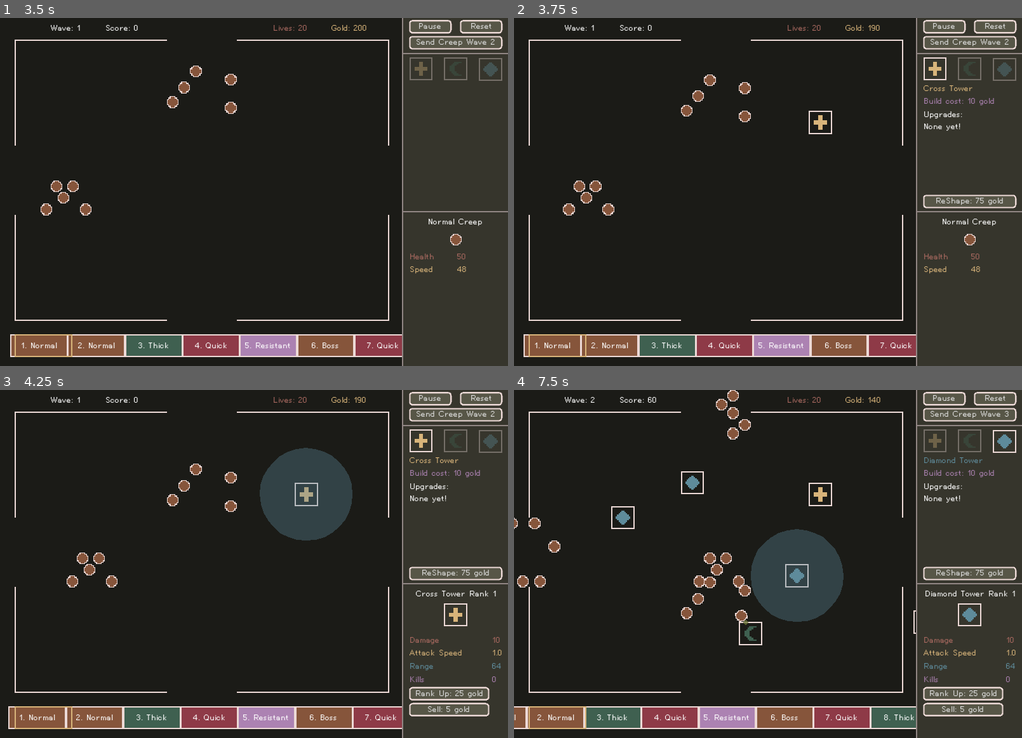
Above: before the commit, frames 1-4 (two rows, left to right).
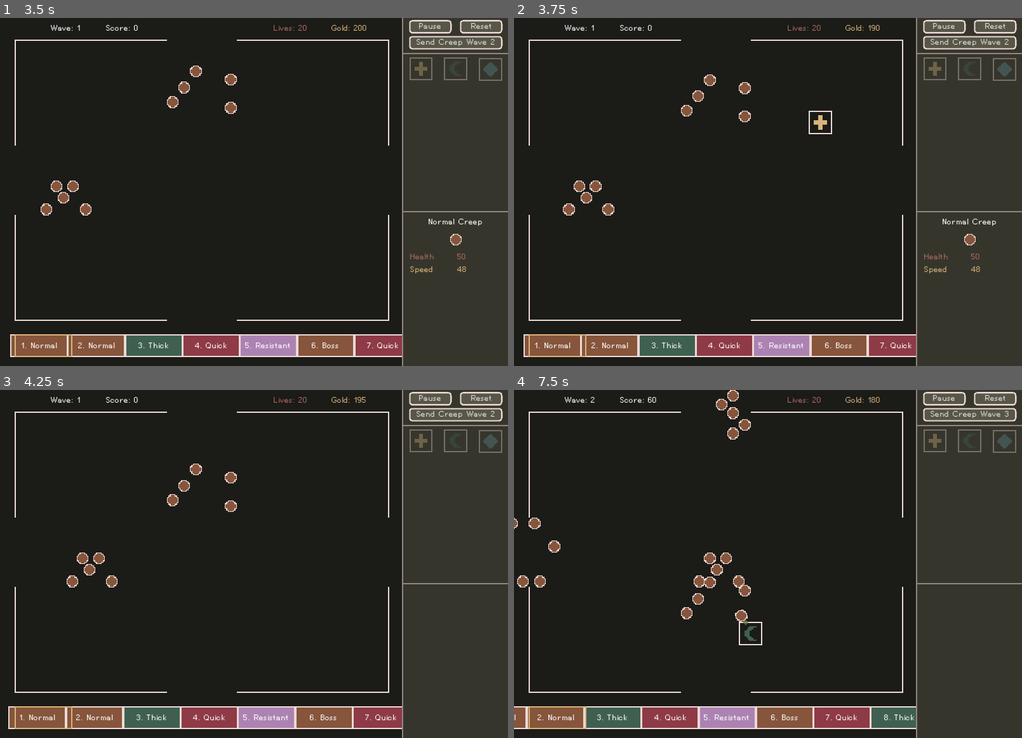
Above: after the commit, the same moments.

Repository: nolenroyalty/ReShape-TD
Game: Godot game, scene res://Main.tscn
Two runs of this game, one before a commit and one after it. Both use one fixed random seed, a clock stepped at 60 frames per second and the inputs below.
Inputs (mouse positions are in pixels of both pictures, inside the frame that each line leads up to):
- Up to frame 1 (3.5 s): click "Start" at 0.5 s; click (10, 209) at 1.27 s; move the mouse to (203, 181) at 2.02 s; hold U (upgrade_tower, bound only after the commit) 2.03-2.78 s; hold Shift (continue_building, bound only after the commit) 2.03-2.78 s; click (203, 181) at 2.17 s; tap S (sell_tower, bound only after the commit) at 2.3, 2.85 s; move the mouse to (152, 209) at 2.77 s; click (152, 209) at 2.92 s; tap Shift (continue_building, bound only after the commit) at 3.05 s
- Up to frame 2 (3.75 s): move the mouse to (818, 115) at 3.52 s; hold U (upgrade_tower, bound only after the commit) from 3.53 s (still down); tap 1 (select_tower_1) at 3.6 s; click (818, 115) at 3.67 s
- Up to frame 3 (4.25 s): keep holding U (upgrade_tower, bound only after the commit); tap S (sell_tower, bound only after the commit) at 3.8 s
- Up to frame 4 (7.5 s): move the mouse to (742, 633) at 4.27 s; tap 2 (select_tower_2) at 4.35 s; click (742, 633) at 4.42 s; tap Shift (continue_building, bound only after the commit) at 4.55, 6.05 s; move the mouse to (920, 616) at 5.02 s; release U (upgrade_tower, bound only after the commit) at 5.03 s; tap 3 (select_tower_3) at 5.1 s; click (920, 616) at 5.17 s; tap S (sell_tower, bound only after the commit) at 5.3, 6.8, 7.35 s; move the mouse to (615, 511) at 5.77 s; tap N (send_wave) at 5.85 s; click (615, 511) at 5.92 s; move the mouse to (793, 564) at 6.52 s; hold Shift (continue_building, bound only after the commit) 6.53-7.28 s; click (793, 564) at 6.67 s; move the mouse to (691, 477) at 7.27 s; hold U (upgrade_tower, bound only after the commit) from 7.28 s (still down); click (691, 477) at 7.42 s

Frame 1 is identical in both runs. In frame 2, 1.1% of the frame differs, in the area x 80-99%, y 11-55%; in frame 3, 6.6%; in frame 4, 7.1%, in the area x 19-99%, y 2-94%.

Commit message:
hotkey it up baby

Diff:
--- a/Main.gd
+++ b/Main.gd
@@ -75,6 +75,12 @@
 	sidebar.set_shape(shape)
 	battlefield.set_shape(shape)
 
+func handle_tower_built():
+	if Input.is_action_pressed("continue_building"):
+		pass
+	else:
+		set_shape(null)
+
 var started = false
 func start_or_send_next_wave():
 	if not started:
@@ -121,6 +127,7 @@
 	sidebar.connect("send_wave", self, "start_or_send_next_wave")
 	battlefield.connect("selected_tower", self, "show_individual_tower")
 	battlefield.connect("selected_creep", self, "show_individual_creep")
+	battlefield.connect("tower_built", self, "handle_tower_built")
 	wave_display.connect("wave_started", self, "handle_wave_started")
 	wave_display.connect("final_wave_sent", self, "handle_final_wave_sent")
 	wave_display.connect("timer_updated", self, "handle_timer_updated")
--- a/battlefield/Battlefield.gd
+++ b/battlefield/Battlefield.gd
@@ -2,6 +2,7 @@
 
 signal selected_creep(creep)
 signal selected_tower(tower)
+signal tower_built
 
 onready var indicator = $BuildingIndicator
 onready var buildable = $BuildableGrid
@@ -82,6 +83,7 @@
 	tower.connect("selected", self, "tower_selected", [tower])
 	tower.connect("sold", self, "handle_tower_sold", [tower])
 	add_child(tower)
+	emit_signal("tower_built")
 
 func try_to_build_tower(_event):
 	if not indicator.unblocked():
@@ -111,7 +113,6 @@
 
 	actually_build_tower(current_build_location)
 	notify_creeps_of_pathing_change()
-	hide_building_indicator()
 
 func init_pathing_grid():
 	var all_points = []
--- a/project.godot
+++ b/project.godot
@@ -149,6 +149,21 @@
 "events": [ Object(InputEventKey,"resource_local_to_scene":false,"resource_name":"","device":0,"alt":false,"shift":false,"control":true,"meta":false,"command":true,"pressed":false,"scancode":66,"physical_scancode":0,"unicode":0,"echo":false,"script":null)
  ]
 }
+continue_building={
+"deadzone": 0.5,
+"events": [ Object(InputEventKey,"resource_local_to_scene":false,"resource_name":"","device":0,"alt":false,"shift":false,"control":false,"meta":false,"command":false,"pressed":false,"scancode":16777237,"physical_scancode":0,"unicode":0,"echo":false,"script":null)
+ ]
+}
+sell_tower={
+"deadzone": 0.5,
+"events": [ Object(InputEventKey,"resource_local_to_scene":false,"resource_name":"","device":0,"alt":false,"shift":false,"control":false,"meta":false,"command":false,"pressed":false,"scancode":83,"physical_scancode":0,"unicode":0,"echo":false,"script":null)
+ ]
+}
+upgrade_tower={
+"deadzone": 0.5,
+"events": [ Object(InputEventKey,"resource_local_to_scene":false,"resource_name":"","device":0,"alt":false,"shift":false,"control":false,"meta":false,"command":false,"pressed":false,"scancode":85,"physical_scancode":0,"unicode":0,"echo":false,"script":null)
+ ]
+}
 
 [layer_names]
 
--- a/ui/IndividualTowerViewer.gd
+++ b/ui/IndividualTowerViewer.gd
@@ -34,7 +34,7 @@
 
 	title.text = "%s Tower Rank %d" % [name, stats.LEVEL]
 
-	rank_up.text = "Rank Up: %s gold" % tower.upgrade_cost()
+	rank_up.text = "Upgrade: %s gold" % tower.upgrade_cost()
 	sell.text = "Sell: %s gold" % tower.sell_value
 
 	damage.text = "%d" % int(stats.DAMAGE * Upgrades.damage_mult(tower.my_shape))
@@ -61,6 +61,12 @@
 	if tower and tower.my_shape == shape:
 		set_text_for_tower()
 
+func _process(_delta):
+	if Input.is_action_just_pressed("sell_tower"):
+		on_sell_button_pressed()
+	if Input.is_action_just_pressed("upgrade_tower"):
+		on_level_up_button_pressed()
+
 func _ready():
 	assert(tower != null, "tower must be set before adding to scene!")
 	rank_up.connect("pressed", self, "on_level_up_button_pressed")
--- a/ui/IndividualTowerViewer.tscn
+++ b/ui/IndividualTowerViewer.tscn
@@ -106,7 +106,7 @@
 margin_right = 110.0
 margin_bottom = 90.0
 rect_min_size = Vector2( 110, 0 )
-text = "Rank Up: 444 gold"
+text = "Upgrade: 444 gold"
 
 [node name="Spacer1" type="Control" parent="Grid"]
 margin_left = 114.0
